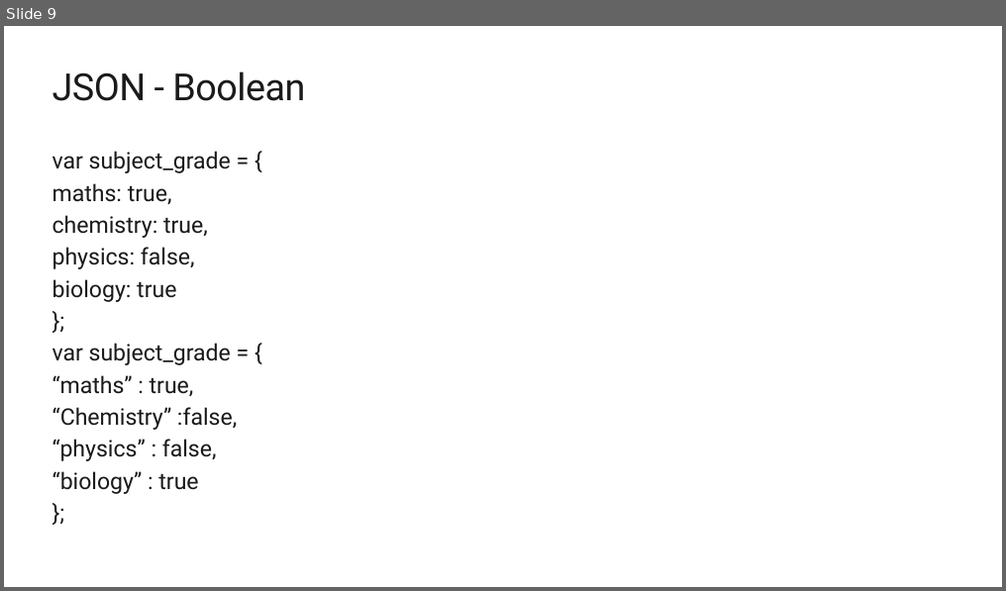
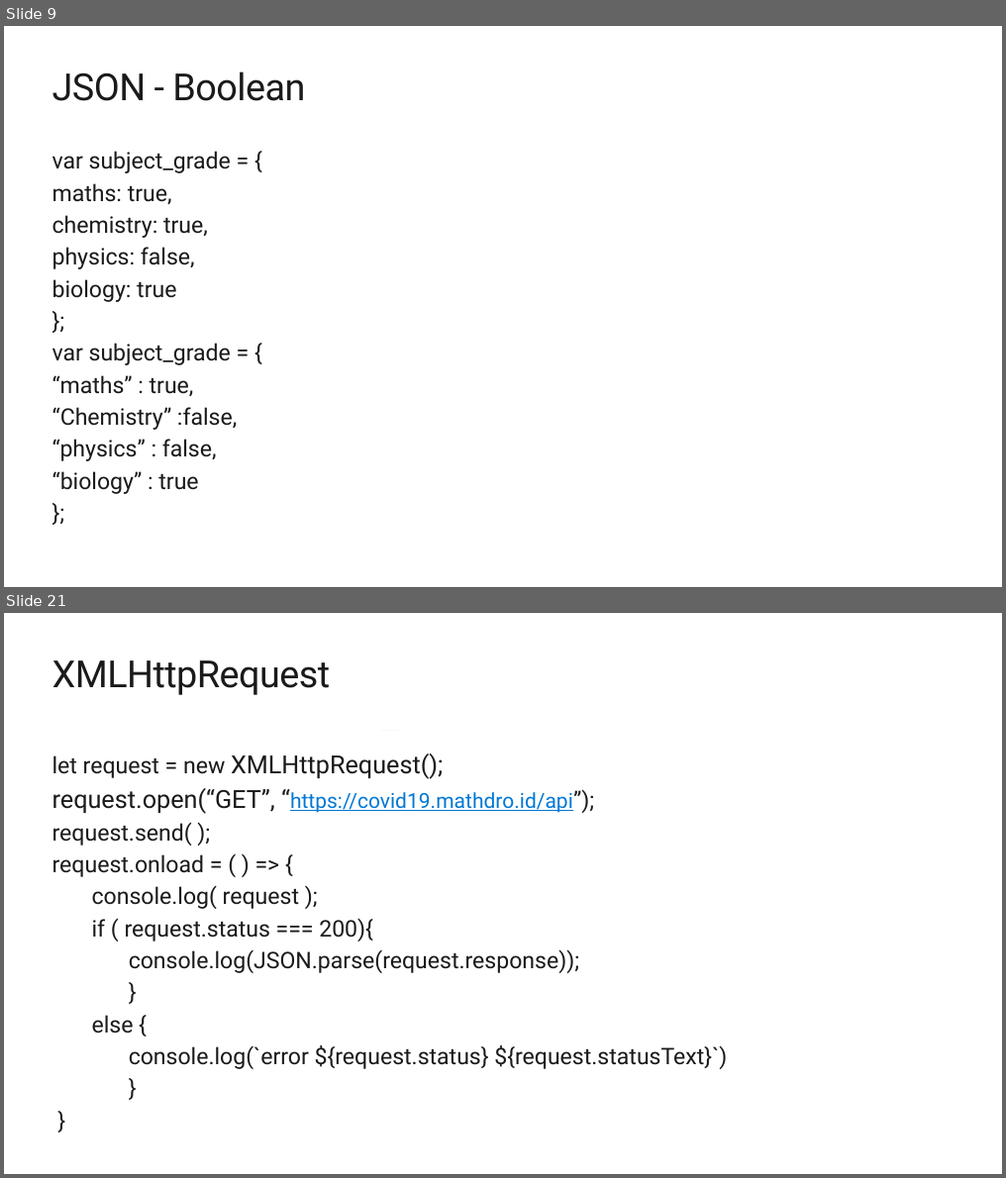
Before and after one commit to Yashank18/MSP-Workshops-Data, a slide deck: JSON_API.pptx. Shown one above the other, each under a label of ours: slide 9 before the commit, slides 9 and 21 after it; the slides between them are not shown. The pictures are 1006x591 and 1006x1178 pixels, drawn with LibreOffice and Linux fonts; fonts in the diff are those of the drawing; background and template pictures are left out. Boxes give left, top, right and bottom in pixels: in the first picture for what was removed or moved away, otherwise in the second. Text is boxed around its words. In the diff, an @@ line names an element or a change of style, - is before the commit and + after.

```diff
--- a/JSON_API.pptx
+++ b/JSON_API.pptx
@@ slide 21 added at (4,613,1002,1174), background #FFFFFF @@
@@ title added at (53,661,331,695), 36 pt, text #1A1A1A @@
+XMLHttpRequest
@@ rectangle added at (381,730,399,730), fill #BCBCBC @@
@@ text added at (53,754,727,1069), 22 pt, text #1A1A1A @@
+let request = new XMLHttpRequest();
+request.open(“GET”, “https://covid19.mathdro.id/api”);
+request.send( );
+request.onload = ( ) => {
+console.log( request );
+if ( request.status === 200){
+console.log(JSON.parse(request.response));
+}
+else {
+console.log(`error ${request.status} ${request.statusText}`)
+}
+}
```
Also in this commit, not shown: 14 other slides added, 25 slides removed.
